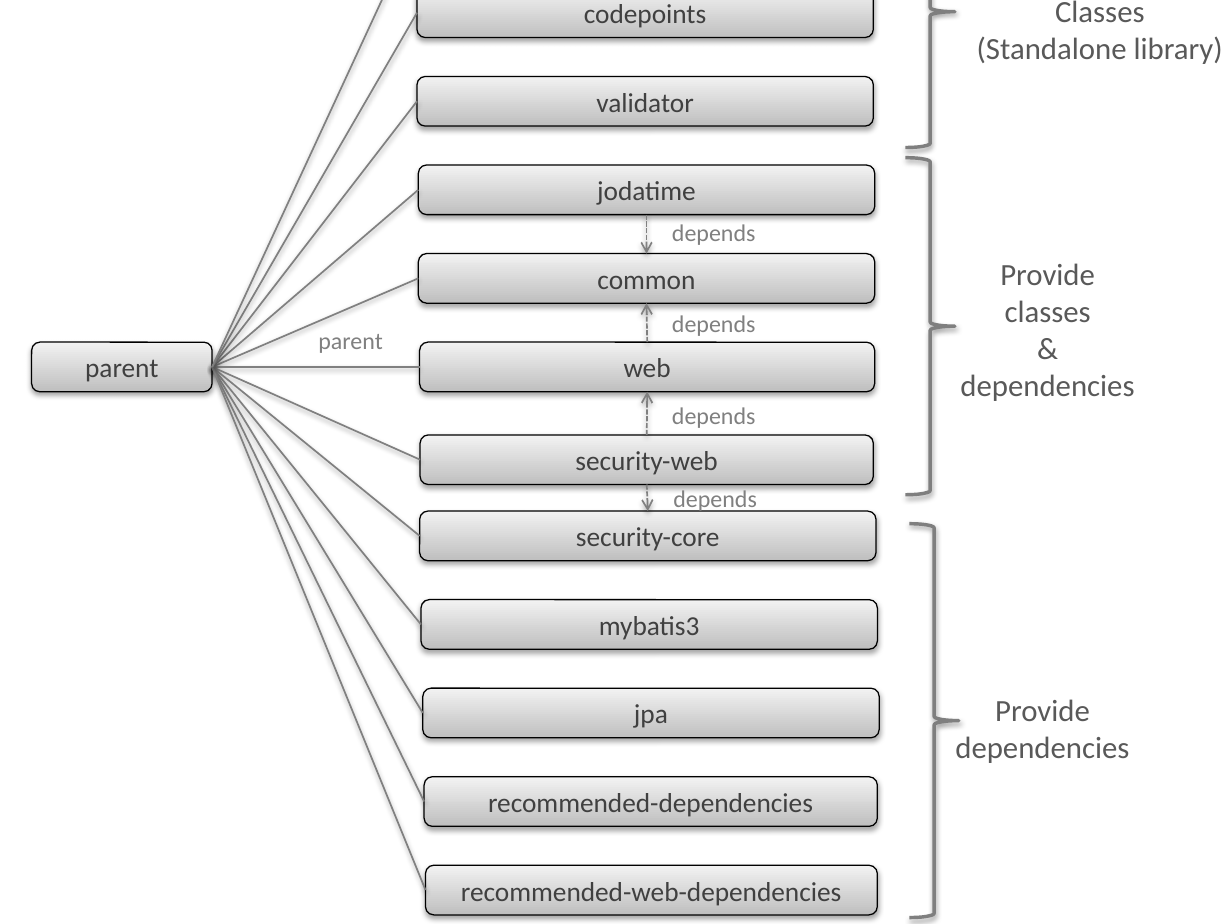
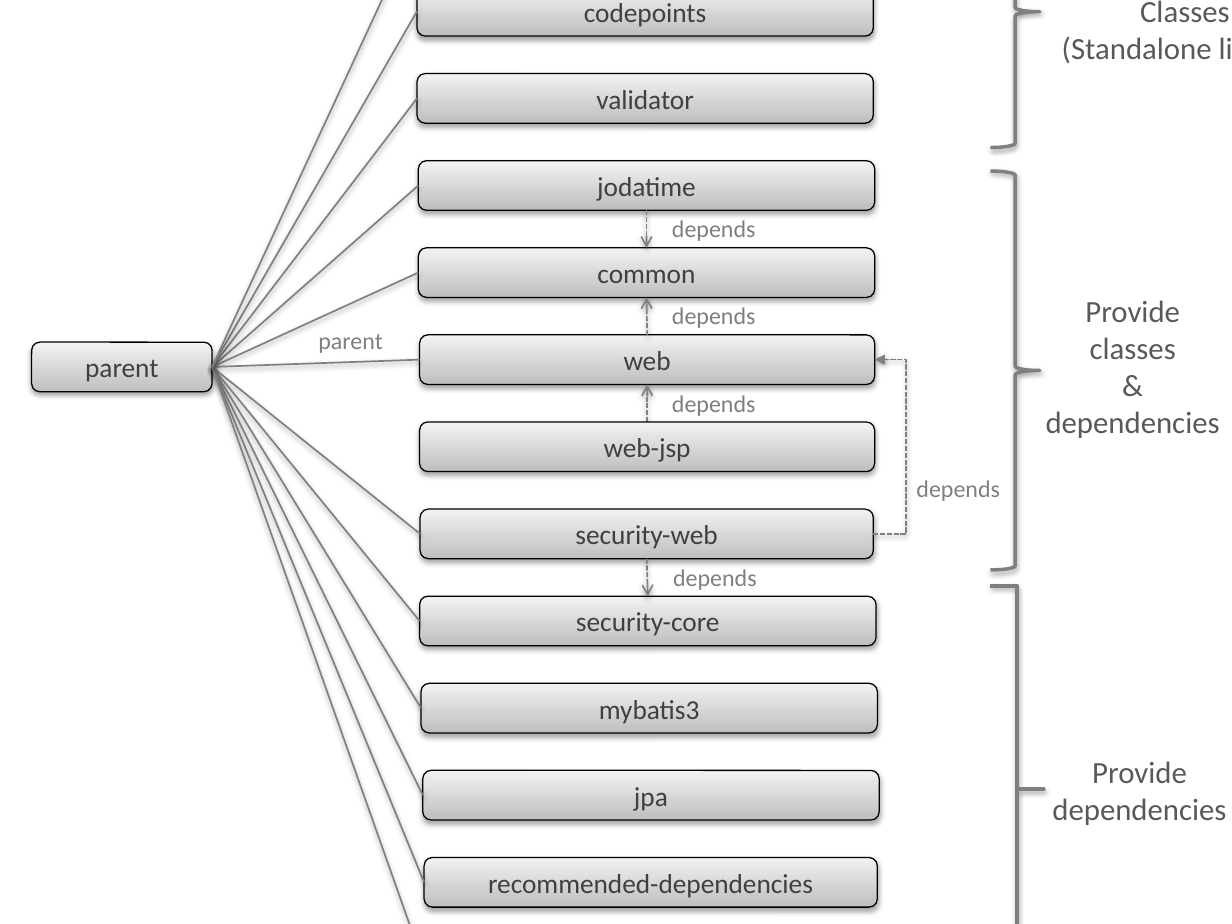
Before and after one commit to ynojima/guideline, a slide deck: slide 3 of source/Overview/images_FrameworkStack/materialFrameworkStack.pptx. Drawn at 1232x924 pixels with LibreOffice and Linux fonts; fonts in the diff are those of the drawing. Boxes give left, top, right and bottom in pixels: in the first picture for what was removed or moved away, otherwise in the second. Text is boxed around its words. In the diff, an @@ line names an element or a change of style, - is before the commit and + after.

Commit message:
add terasoluna-gfw-web-jsp in Building blocks of Common Library #1474

```diff
--- a/source/Overview/images_FrameworkStack/materialFrameworkStack.pptx
+++ b/source/Overview/images_FrameworkStack/materialFrameworkStack.pptx
@@ right brace: place and size @@
-right brace at box(906, 0, 955, 147)
+right brace at box(991, 0, 1040, 147)
@@ text "Provide" rewrapped from box(977, 0, 1223, 64) to box(1062, 0, 1230, 63) @@
@@ right brace: place and size @@
-right brace at box(906, 158, 955, 495)
+right brace at box(991, 171, 1040, 570)
@@ line moved from (419, 190) - (212, 367) to (419, 186) - (212, 367) @@
@@ 3 rounded rectangles, 2 arrows, 1 text: place and size @@
-3 rounded rectangles, 2 arrows, 1 text at box(419, 165, 875, 392)
+3 rounded rectangles, 2 arrows, 1 text at box(419, 160, 875, 384)
@@ line moved from (419, 278) - (212, 367) to (419, 272) - (212, 367) @@
@@ text "depends": place and size @@
-text "depends" at box(672, 315, 756, 336)
+text "depends" at box(672, 307, 756, 328)
@@ text "Provide": place and size @@
-text "Provide" at box(960, 263, 1134, 401)
+text "Provide" at box(1046, 300, 1220, 438)
@@ line moved from (420, 367) - (212, 367) to (420, 360) - (212, 367) @@
@@ line moved from (425, 890) - (212, 367) to (425, 924) - (212, 367) @@
@@ line moved from (424, 802) - (212, 367) to (424, 882) - (212, 367) @@
@@ line moved from (423, 713) - (212, 367) to (423, 795) - (212, 367) @@
@@ line moved from (421, 625) - (212, 367) to (421, 708) - (212, 367) @@
@@ line moved from (420, 460) - (212, 367) to (420, 533) - (212, 367) @@
@@ line moved from (420, 536) - (212, 367) to (420, 621) - (212, 367) @@
@@ arrow moved from (647, 435) - (647, 392) to (647, 423) - (647, 384) @@
@@ text "depends": place and size @@
-text "depends" at box(672, 407, 756, 428)
+text "depends" at box(672, 395, 756, 416)
@@ elbow arrow added from (873, 533) to (875, 360), #808080 1 pt dashed @@
@@ rounded rectangle added at box(420, 423, 875, 472), fill gradient #BFBFBF to #F2F2F2, outline #000000 0.75 pt, 16 pt, text #404040 @@
+web-jsp
@@ text "depends" rewrapped from box(673, 486, 757, 512) to box(916, 480, 1000, 501) @@
@@ rounded rectangle "security-web": place and size @@
-rounded rectangle "security-web" at box(420, 435, 873, 484)
+rounded rectangle "security-web" at box(420, 509, 873, 558)
@@ arrow moved from (647, 484) - (648, 511) to (647, 558) - (648, 596) @@
@@ text added at box(673, 569, 757, 590), 14 pt, text #808080 @@
+depends
@@ rounded rectangle "security-core": place and size @@
-rounded rectangle "security-core" at box(420, 511, 876, 561)
+rounded rectangle "security-core" at box(420, 596, 876, 646)
@@ right brace: place and size @@
-right brace at box(909, 524, 958, 918)
+right brace at box(991, 586, 1044, 924)
@@ right brace at box(991, 586, 1044, 924): proportions changed @@
@@ rounded rectangle "mybatis3": place and size @@
-rounded rectangle "mybatis3" at box(421, 600, 877, 649)
+rounded rectangle "mybatis3" at box(421, 684, 877, 733)
@@ text "Provide": place and size @@
-text "Provide" at box(955, 699, 1129, 763)
+text "Provide" at box(1052, 761, 1226, 825)
@@ rounded rectangle "jpa": place and size @@
-rounded rectangle "jpa" at box(423, 689, 878, 738)
+rounded rectangle "jpa" at box(423, 770, 878, 819)
@@ rounded rectangle "recommended-dependencies": place and size @@
-rounded rectangle "recommended-dependencies" at box(424, 776, 877, 825)
+rounded rectangle "recommended-dependencies" at box(424, 857, 877, 907)
@@ rounded rectangle removed at box(425, 865, 877, 914) @@
-recommended-web-dependencies
```
Also in this commit, not shown: 2 other files.
